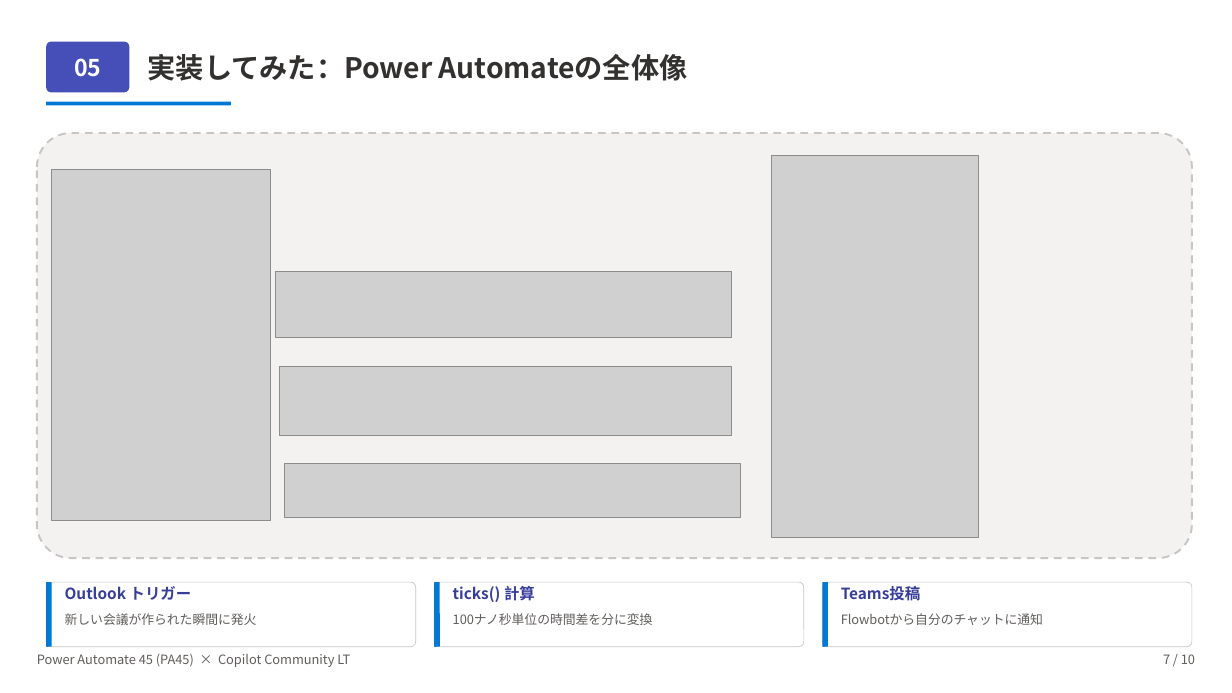
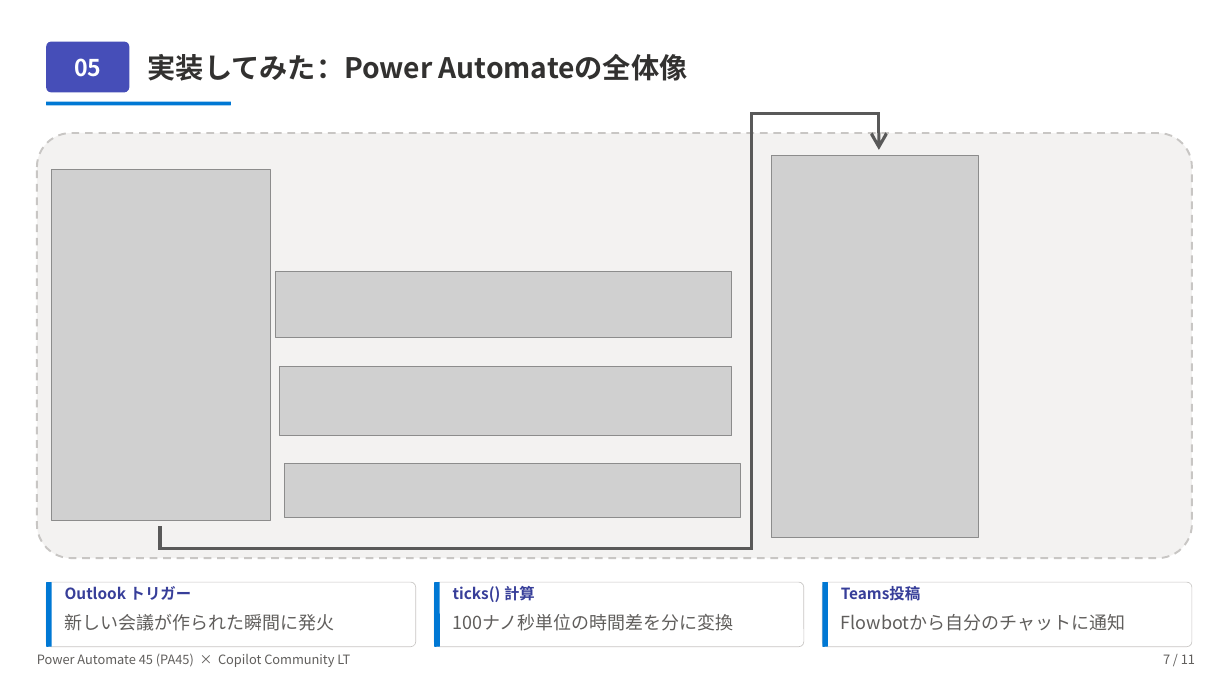
Before and after one commit to Haru-PowerPlatform/pa45, a slide deck: slide 8 of assets/pa45/LT001_Copilot_MeetingCostBot_20260428.pptx (slide 7 before the commit). Drawn at 1232x693 pixels with LibreOffice and Linux fonts; fonts in the diff are those of the drawing; grey boxes stand for pictures. Boxes give left, top, right and bottom in pixels: in the first picture for what was removed or moved away, otherwise in the second. Text is boxed around its words. In the diff, an @@ line names an element or a change of style, - is before the commit and + after.

```diff
--- a/assets/pa45/LT001_Copilot_MeetingCostBot_20260428.pptx
+++ b/assets/pa45/LT001_Copilot_MeetingCostBot_20260428.pptx
@@ freeform shape added at box(160, 114, 879, 549), outline #595959 2.5 pt @@
@@ size 10 to 14 pt in 3 elements at box(65, 614, 335, 631), box(453, 614, 734, 631), box(841, 614, 1126, 631) @@
@@ text at box(1163, 654, 1195, 664): text changed @@
-7 / 10
+7 / 11
```
Also in this commit, not shown: 7 other slides changed, 5 slides added, 1 slide removed, 2 other files.
